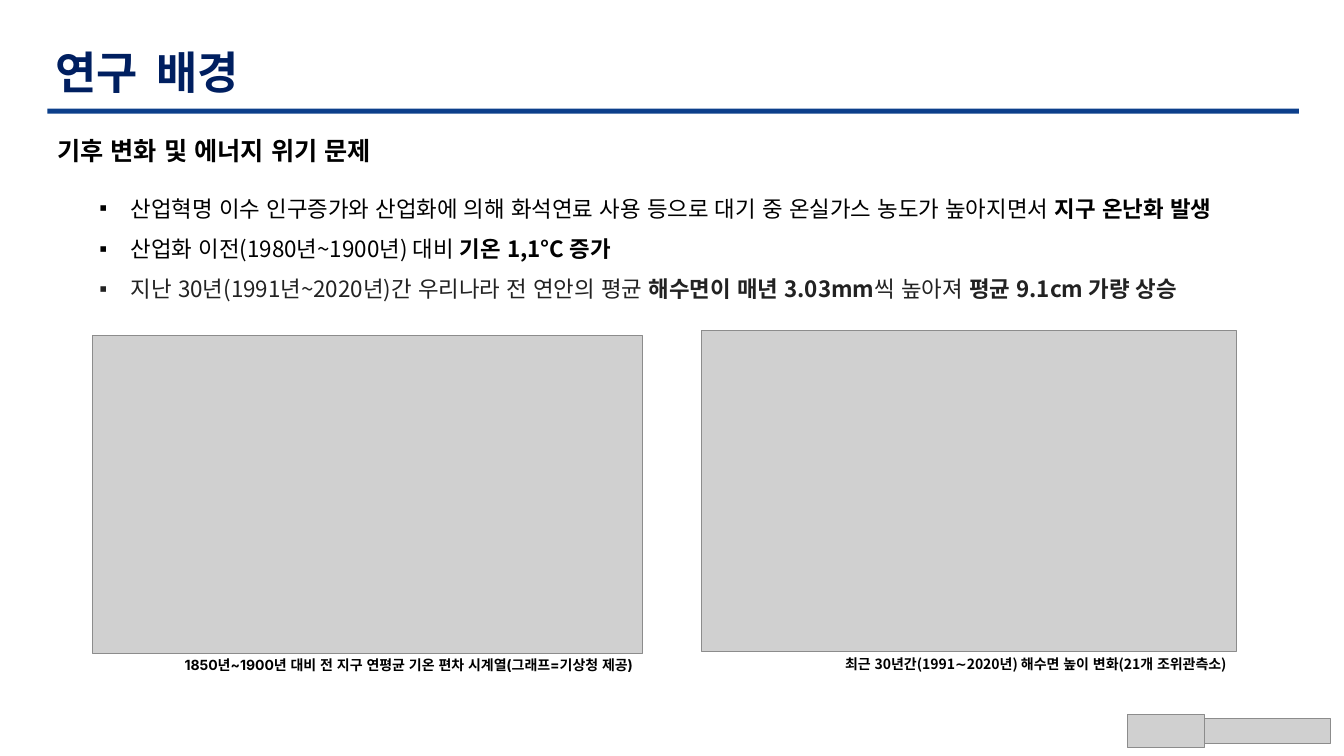
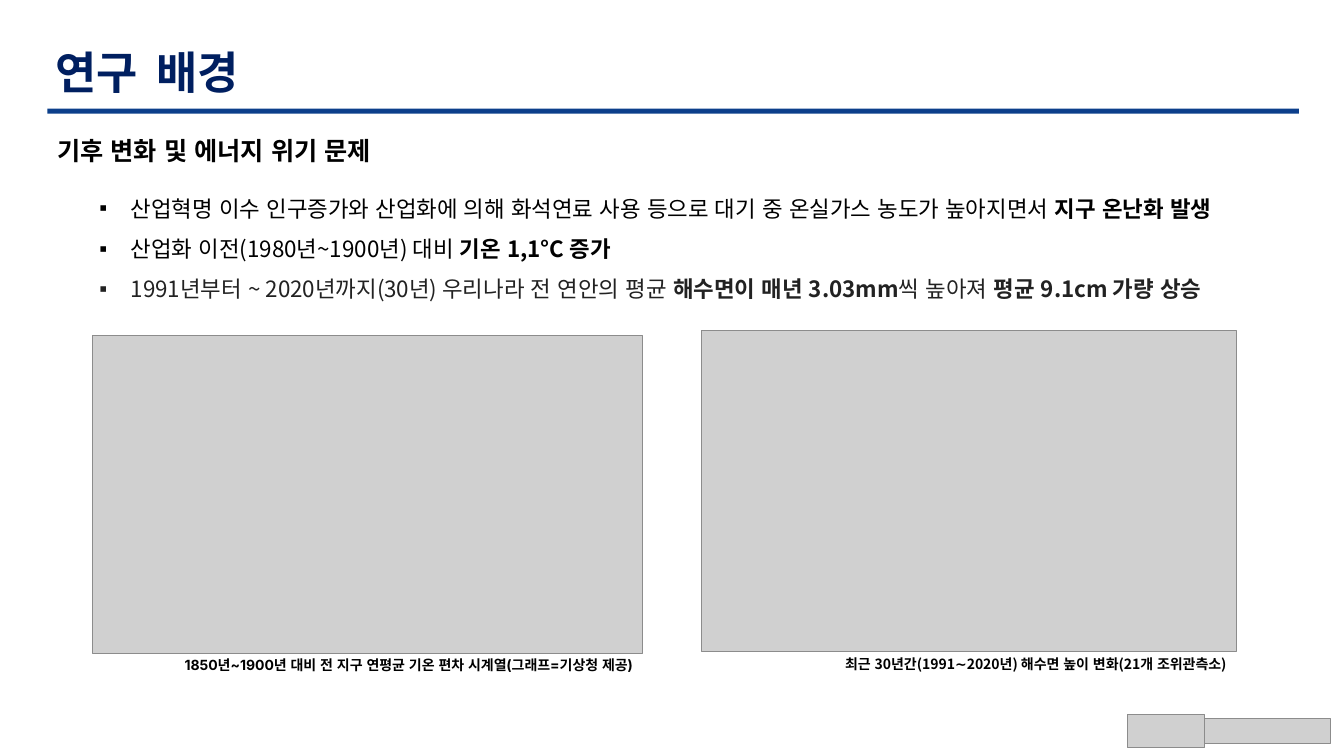
Before and after one commit to TaegyuHan/Solar_radiation_prediction_model, a slide deck: slide 3 of KICS_PT/[KICS] 동향 poster.pptx. Drawn at 1344x756 pixels with LibreOffice and Linux fonts; fonts in the diff are those of the drawing; grey boxes stand for pictures. Boxes give left, top, right and bottom in pixels: in the first picture for what was removed or moved away, otherwise in the second. Text is boxed around its words. In the diff, an @@ line names an element or a change of style, - is before the commit and + after.

```diff
--- a/KICS_PT/[KICS] 동향 poster.pptx
+++ b/KICS_PT/[KICS] 동향 poster.pptx
@@ text at box(131, 278, 1201, 302): text changed @@
-▪ 지난 30년(1991년~2020년)간 우리나라 전 연안의 평균 해수면이 매년 3.03mm씩 높아져 평균 9.1cm 가량 상승
+▪ 1991년부터 ~ 2020년까지(30년) 우리나라 전 연안의 평균 해수면이 매년 3.03mm씩 높아져 평균 9.1cm 가량 상승
```
Also in this commit, not shown: 11 other slides changed, 6 other files.
